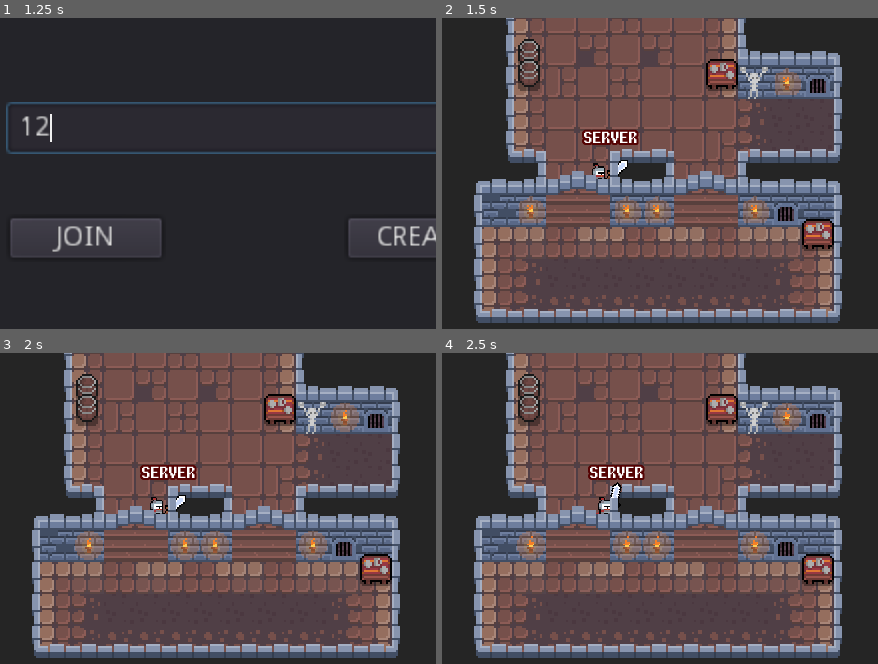
Above: before the commit, frames 1-4 (two rows, left to right).
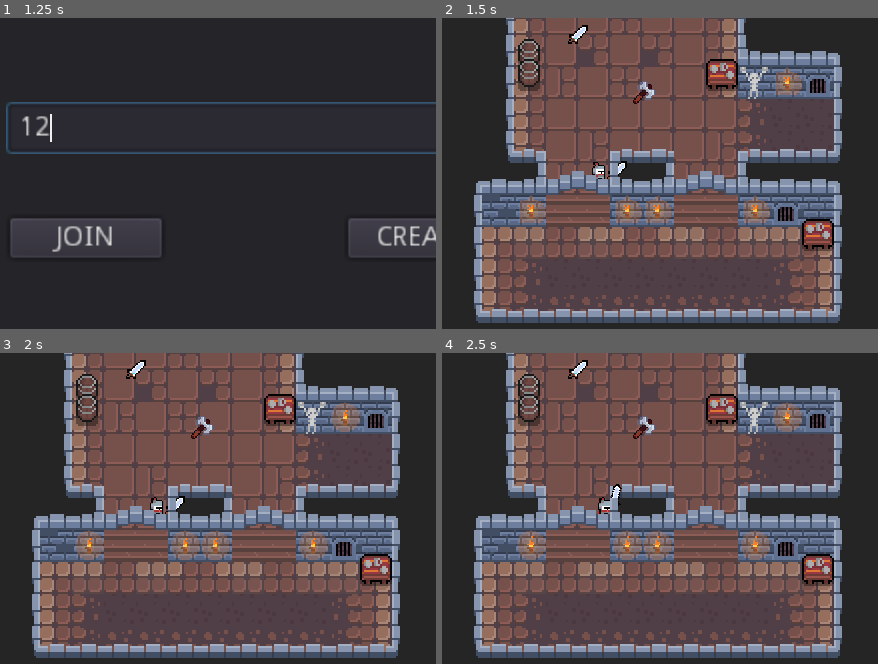
Above: after the commit, the same moments.

Repository: nulldreams/godot-multiplayer
Game: Godot game, scene res://scenes/menu.tscn
Same seed, same stepped clock (60 frames per second), same inputs: the game is played once before the commit and once after it.
Inputs (mouse positions are in pixels of both pictures, inside the frame that each line leads up to):
- Up to frame 1 (1.25 s): click (257, 129) at 0.52 s; type "12" at 0.6 s
- Up to frame 2 (1.5 s): click "CREATE" at 1.25 s
- Up to frame 3 (2 s): no input
- Up to frame 4 (2.5 s): hold Right (ui_right) from 2.03 s (still down); hold Space (attack) from 2.03 s (still down); tap E (interact, bound only after the commit) at 2.3 s

Frame 1 is identical in both runs. In frame 2, 1.1% of the frame differs, in the area x 28-49%, y 2-52%; in frame 3, 1.0%; in frame 4, 1.0%.

Commit message:
feat: level design and hero changes

Diff:
--- a/entities/player/player.gd
+++ b/entities/player/player.gd
@@ -1,6 +1,11 @@
 extends KinematicBody2D
 
 export var current_weapon = "sword"
+var can_interact = false
+var droped_item = {
+	"name": null,
+	"node": null
+}
 
 var movement = {
 	"motion": Vector2.ZERO,
@@ -102,19 +107,12 @@
 	if event.is_action_pressed("attack"):
 		entitie_data.actions.attacking = true
 		$AttackDuration.start()
+	if event.is_action_pressed("interact") and can_interact and droped_item:
+		change_weapon(droped_item)
 
 func _on_AttackDuration_timeout():
 	if entitie_data.actions.attacking:
 		entitie_data.actions.attacking = false
-
-		if current_weapon == "sword":
-			current_weapon = "axe"
-		elif current_weapon == "axe":
-			current_weapon = "large_sword"
-		elif current_weapon == "axe":
-			current_weapon = "large_sword"
-		elif current_weapon == "large_sword":
-			current_weapon = "sword"
 
 func _on_player_sword_body_entered(body):
 	if not is_network_master():
@@ -130,11 +128,24 @@
 	$HurtDuration.start()
 	return true
 
+func change_weapon(weapon):
+	current_weapon = weapon.name
+	weapon.node.rpc("pickup")
+
 func _on_HurtDuration_timeout():
 	entitie_data.actions.hurt = false
 
+func _on_PickupRange_body_entered(body):
+	if not body.is_in_group("droped_items"):
+		return
+	body.show_popup()
+	can_interact = true
+	droped_item.name = body.weapon_name
+	droped_item.node = body
 
-func _on_PickupRange_area_entered(area):
-	if not area.is_in_group("droped_items"):
+
+func _on_PickupRange_body_exited(body):
+	if not body.is_in_group("droped_items"):
 		return
-	print(area.get_path())
+	can_interact = false
+	body.hide_popup()
--- a/entities/player/player.tscn
+++ b/entities/player/player.tscn
@@ -51,7 +51,7 @@
 font_data = ExtResource( 14 )
 
 [sub_resource type="CircleShape2D" id=5]
-radius = 13.2119
+radius = 9.04194
 
 [node name="player" type="KinematicBody2D" groups=[
 "players",
@@ -66,7 +66,7 @@
 scale = Vector2( 0.754545, 0.754545 )
 frames = SubResource( 1 )
 animation = "idle"
-frame = 1
+frame = 5
 playing = true
 
 [node name="Shadow" type="AnimatedSprite" parent="."]
@@ -82,6 +82,7 @@
 shape = SubResource( 3 )
 
 [node name="Name" type="Label" parent="."]
+visible = false
 margin_left = -6.72932
 margin_top = -26.6325
 margin_right = 11.2707
@@ -107,10 +108,11 @@
 wait_time = 0.5
 
 [node name="PickupRange" type="Area2D" parent="."]
-visible = false
+position = Vector2( 0.0897446, 0 )
 
 [node name="CollisionShape2D" type="CollisionShape2D" parent="PickupRange"]
 shape = SubResource( 5 )
 [connection signal="timeout" from="AttackDuration" to="." method="_on_AttackDuration_timeout"]
 [connection signal="timeout" from="HurtDuration" to="." method="_on_HurtDuration_timeout"]
-[connection signal="area_entered" from="PickupRange" to="." method="_on_PickupRange_area_entered"]
+[connection signal="body_entered" from="PickupRange" to="." method="_on_PickupRange_body_entered"]
+[connection signal="body_exited" from="PickupRange" to="." method="_on_PickupRange_body_exited"]
--- a/entities/weapons/scenes/droped_weapon.tscn
+++ b/entities/weapons/scenes/droped_weapon.tscn
@@ -1,9 +1,32 @@
-[gd_scene load_steps=4 format=2]
+[gd_scene load_steps=8 format=2]
 
 [ext_resource path="res://entities/weapons/scripts/droped_weapon.gd" type="Script" id=1]
 [ext_resource path="res://entities/weapons/assets/axes/axe.png" type="Texture" id=2]
+[ext_resource path="res://entities/ui/popup/popup2.png" type="Texture" id=3]
+[ext_resource path="res://entities/ui/popup/popup1.png" type="Texture" id=4]
+[ext_resource path="res://assets/effects/foot-dust.png" type="Texture" id=5]
 
-[sub_resource type="CircleShape2D" id=1]
+[sub_resource type="SpriteFrames" id=2]
+animations = [ {
+"frames": [ ExtResource( 4 ), ExtResource( 3 ) ],
+"loop": true,
+"name": "default",
+"speed": 3.0
+} ]
+
+[sub_resource type="ParticlesMaterial" id=3]
+emission_shape = 2
+emission_box_extents = Vector3( 1, 7, 1 )
+flag_disable_z = true
+spread = 100.0
+gravity = Vector3( 0, 0, 0 )
+initial_velocity = 10.0
+initial_velocity_random = 1.0
+orbit_velocity = 0.0
+orbit_velocity_random = 0.0
+angle_random = 1.0
+scale = 0.8
+scale_random = 0.64
 
 [node name="dropd_weapon" type="RigidBody2D" groups=[
 "droped_items",
@@ -15,12 +38,40 @@
 weapon_name = "axe"
 
 [node name="Sprite" type="Sprite" parent="."]
+position = Vector2( 0.0944674, 0.0944688 )
+scale = Vector2( 0.777723, 0.777723 )
 texture = ExtResource( 2 )
 
 [node name="CollisionPolygon2D" type="CollisionPolygon2D" parent="."]
-polygon = PoolVector2Array( -7.92018, 4.92971, -5.91467, 6.80987, 1.60597, -0.648104, 2.48338, 0.417321, 0.415203, 2.4855, 0.28986, 3.6136, 3.61148, 3.6136, 6.49439, 0.479993, 6.55706, -1.52551, 4.55156, -3.46835, 4.73957, -4.65911, 3.61148, -5.66187, 2.35804, -5.72454, 0.603222, -7.54203, -1.33961, -7.6047, -4.47321, -4.40843, -4.47321, -2.59094, -3.47046, -1.46284, -1.1516, -3.53102, -0.399532, -2.59094 )
+polygon = PoolVector2Array( -6.79208, 5.05503, -5.72665, 6.18312, 5.61697, -4.09508, 4.11284, -5.22318 )
 
-[node name="PickupRange" type="Area2D" parent="."]
+[node name="Popup" type="Popup" parent="."]
+margin_right = 40.0
+margin_bottom = 40.0
+__meta__ = {
+"_edit_use_anchors_": false
+}
 
-[node name="CollisionShape2D" type="CollisionShape2D" parent="PickupRange"]
-shape = SubResource( 1 )
+[node name="AnimatedSprite" type="AnimatedSprite" parent="Popup"]
+position = Vector2( 18.8751, 8.72074 )
+scale = Vector2( 0.335977, 0.335977 )
+frames = SubResource( 2 )
+playing = true
+
+[node name="Dust" type="Particles2D" parent="."]
+position = Vector2( -0.263519, -0.284118 )
+rotation = -1.5708
+emitting = false
+amount = 6
+lifetime = 0.6
+one_shot = true
+speed_scale = 1.2
+explosiveness = 0.65
+randomness = 1.0
+local_coords = false
+process_material = SubResource( 3 )
+texture = ExtResource( 5 )
+
+[node name="DustTimer" type="Timer" parent="."]
+wait_time = 0.6
+[connection signal="timeout" from="DustTimer" to="." method="_on_DustTimer_timeout"]
--- a/entities/weapons/scenes/weapon.tscn
+++ b/entities/weapons/scenes/weapon.tscn
@@ -73,7 +73,7 @@
 
 [node name="Sprite" type="Sprite" parent="."]
 position = Vector2( 9.6708, -4.38442 )
-scale = Vector2( 0.9, 0.9 )
+scale = Vector2( 0.8, 0.8 )
 texture = ExtResource( 1 )
 
 [node name="CollisionPolygon2D" type="CollisionPolygon2D" parent="."]
--- a/entities/weapons/scripts/droped_weapon.gd
+++ b/entities/weapons/scripts/droped_weapon.gd
@@ -1,6 +1,40 @@
 extends RigidBody2D
 
 export var weapon_name = ""
+var show_popup = false
+var remove = false
 
 func _ready():
 	$Sprite.texture = load(weapons_map.weapon_list[weapon_name])
+
+func _physics_process(delta):
+	set_popup_position()
+	if !show_popup:
+		$Popup.hide()
+	else:
+		$Popup.show()
+
+
+func show_popup():
+	show_popup = true
+
+func hide_popup():
+	show_popup = false
+
+func set_popup_position():
+	var sprite_position = $".".position
+	sprite_position.x -= 25
+	sprite_position.y -= 40
+	$Popup.set_position(sprite_position)
+
+func _on_PickupRange_body_entered(body):
+	pass
+
+sync func pickup():
+	$Dust.emitting = true
+	$Sprite.hide()
+	$DustTimer.start()
+
+
+func _on_DustTimer_timeout():
+	self.queue_free()
--- a/entities/weapons/scripts/weapons_map.gd
+++ b/entities/weapons/scripts/weapons_map.gd
@@ -4,6 +4,6 @@
 
 var weapon_list = {
 	"sword": default_sword,
-	"axe": default_sword,
+	"axe": "res://entities/weapons/assets/axes/axe.png",
 	"large_sword": default_sword
 }
--- a/project.godot
+++ b/project.godot
@@ -45,6 +45,11 @@
 "events": [ Object(InputEventKey,"resource_local_to_scene":false,"resource_name":"","device":0,"alt":false,"shift":false,"control":false,"meta":false,"command":false,"pressed":false,"scancode":32,"unicode":0,"echo":false,"script":null)
  ]
 }
+interact={
+"deadzone": 0.5,
+"events": [ Object(InputEventKey,"resource_local_to_scene":false,"resource_name":"","device":0,"alt":false,"shift":false,"control":false,"meta":false,"command":false,"pressed":false,"scancode":69,"unicode":0,"echo":false,"script":null)
+ ]
+}
 
 [rendering]
 
--- a/scenes/game.tscn
+++ b/scenes/game.tscn
@@ -1,52 +1,53 @@
-[gd_scene load_steps=29 format=2]
+[gd_scene load_steps=30 format=2]
 
 [ext_resource path="res://scenes/game.gd" type="Script" id=1]
 [ext_resource path="res://entities/objects/torches/wall/wall_torche_1.tscn" type="PackedScene" id=2]
+[ext_resource path="res://entities/weapons/scenes/droped_weapon.tscn" type="PackedScene" id=3]
 [ext_resource path="res://assets/v1.1 dungeon crawler 16x16 pixel pack/full tilemap.png" type="Texture" id=4]
 
-[sub_resource type="ConcavePolygonShape2D" id=3]
+[sub_resource type="ConcavePolygonShape2D" id=26]
 segments = PoolVector2Array( 4.05797, 15.6535, 0.0203323, 15.6535, 0.0203323, 15.6535, 0.0203323, 0.0637817, 0.0203323, 0.0637817, 4.05797, 0.0637817, 4.05797, 0.0637817, 4.05797, 15.6535 )
 
-[sub_resource type="ConvexPolygonShape2D" id=4]
+[sub_resource type="ConvexPolygonShape2D" id=27]
 points = PoolVector2Array( 3.94581, 15.99, 0.0203323, 15.99, 0.0203323, 0.175934, 3.94581, 0.175934 )
 
-[sub_resource type="ConvexPolygonShape2D" id=5]
+[sub_resource type="ConvexPolygonShape2D" id=28]
 points = PoolVector2Array( 0.132484, 8.92415, 15.6101, 8.92415, 15.6101, 15.7657, 0.132484, 15.7657 )
 
-[sub_resource type="ConvexPolygonShape2D" id=6]
+[sub_resource type="ConvexPolygonShape2D" id=29]
 points = PoolVector2Array( 15.7607, 15.99, -0.0534363, 15.99, -0.0534363, 9.03632, 15.7607, 9.03632 )
 
-[sub_resource type="ConvexPolygonShape2D" id=7]
+[sub_resource type="ConvexPolygonShape2D" id=30]
 points = PoolVector2Array( 15.6515, 15.7657, 0.0617447, 15.7657, 0.120087, 11.7471, 16.1091, 11.7471 )
 
-[sub_resource type="ConvexPolygonShape2D" id=8]
+[sub_resource type="ConvexPolygonShape2D" id=31]
 points = PoolVector2Array( 15.7637, 15.6535, 11.9503, 15.6535, 11.9503, 0.288101, 15.7637, 0.288101 )
 
-[sub_resource type="ConvexPolygonShape2D" id=9]
+[sub_resource type="ConvexPolygonShape2D" id=32]
 points = PoolVector2Array( 15.6515, 15.6712, -0.0504074, 15.6712, 0.173912, 13.0275, 15.988, 13.0275 )
 
-[sub_resource type="ConvexPolygonShape2D" id=10]
+[sub_resource type="ConvexPolygonShape2D" id=33]
 points = PoolVector2Array( 15.7253, 15.7834, 12.9214, 15.7834, 12.9214, 0.0814667, 15.7253, 0.0814667 )
 
-[sub_resource type="ConvexPolygonShape2D" id=11]
+[sub_resource type="ConvexPolygonShape2D" id=34]
 points = PoolVector2Array( 3.2375, 15.8955, -0.0150375, 15.8955, -0.0150375, 0.193626, 3.2375, 0.193626 )
 
-[sub_resource type="ConvexPolygonShape2D" id=12]
+[sub_resource type="ConvexPolygonShape2D" id=35]
 points = PoolVector2Array( 15.6485, 15.6712, -0.0534363, 15.6712, -0.165588, 12.9153, 15.6485, 13.0275 )
 
-[sub_resource type="ConvexPolygonShape2D" id=13]
+[sub_resource type="ConvexPolygonShape2D" id=36]
 points = PoolVector2Array( 15.6101, 15.9236, -0.0918274, 15.9236, -0.0918274, 12.9153, 15.7223, 12.9153 )
 
-[sub_resource type="ConvexPolygonShape2D" id=14]
+[sub_resource type="ConvexPolygonShape2D" id=37]
 points = PoolVector2Array( 3.2375, 15.6609, -0.0150375, 15.6609, -0.0150375, 0.183273, 3.2375, 0.183273 )
 
-[sub_resource type="ConvexPolygonShape2D" id=15]
+[sub_resource type="ConvexPolygonShape2D" id=38]
 points = PoolVector2Array( 2.90103, 15.6926, 0.209274, 15.6926, 0.209274, 8.96319, 2.90103, 8.96319 )
 
-[sub_resource type="ConvexPolygonShape2D" id=16]
+[sub_resource type="ConvexPolygonShape2D" id=39]
 points = PoolVector2Array( 13.1457, 8.96319, 15.6131, 8.96319, 15.6131, 15.5804, 13.1457, 15.5804 )
 
-[sub_resource type="ConvexPolygonShape2D" id=17]
+[sub_resource type="ConvexPolygonShape2D" id=40]
 points = PoolVector2Array( 15.6131, 15.5627, 13.0335, 15.5627, 13.0335, 0.197296, 15.6131, 0.197296 )
 
 [sub_resource type="ConvexPolygonShape2D" id=18]
@@ -359,3 +360,10 @@
 
 [node name="wall_torche_5" parent="arena/objects_over" instance=ExtResource( 2 )]
 position = Vector2( 120.621, 153.741 )
+
+[node name="dropd_weapon" parent="arena" instance=ExtResource( 3 )]
+position = Vector2( 127.369, 76.9666 )
+
+[node name="dropd_weapon2" parent="arena" instance=ExtResource( 3 )]
+position = Vector2( 94.0457, 47.5252 )
+weapon_name = "sword"
Binary file added: assets/effects/foot-dust.png
Not shown, added: assets/effects/foot-dust.png.import
Binary file added: entities/ui/popup/popup.aseprite
Binary file added: entities/ui/popup/popup1.png
Not shown, added: entities/ui/popup/popup1.png.import
Binary file added: entities/ui/popup/popup2.png
Not shown, added: entities/ui/popup/popup2.png.import
Not shown: 9 places in scenes/game.tscn that only renumber resources
